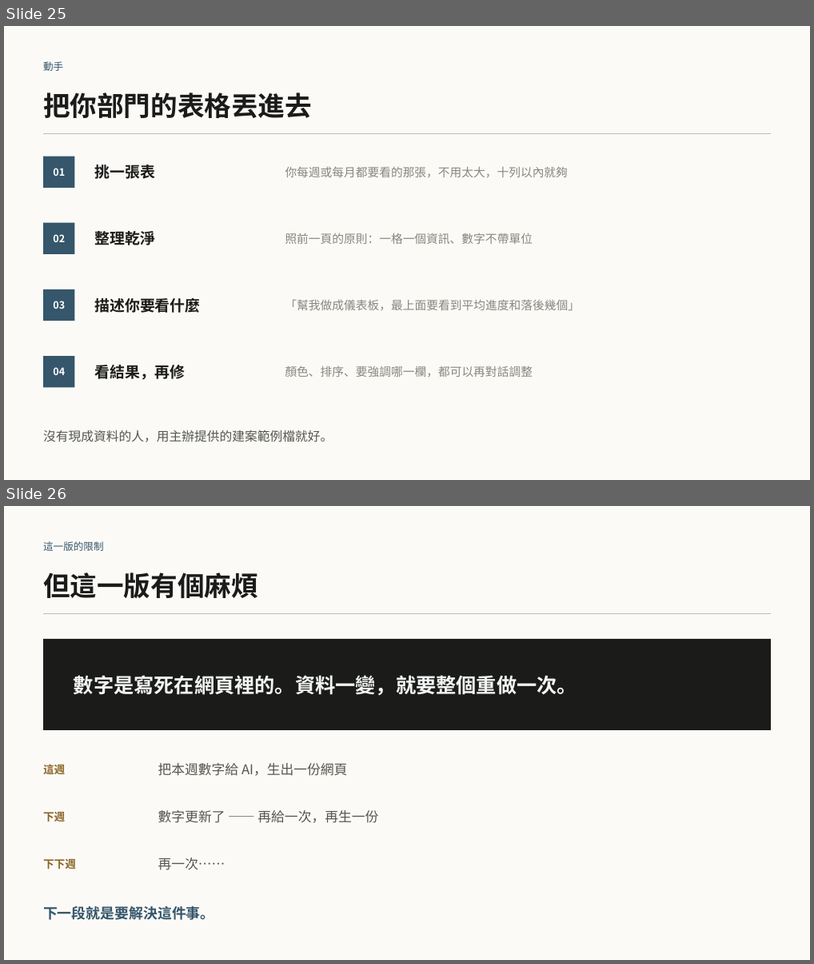
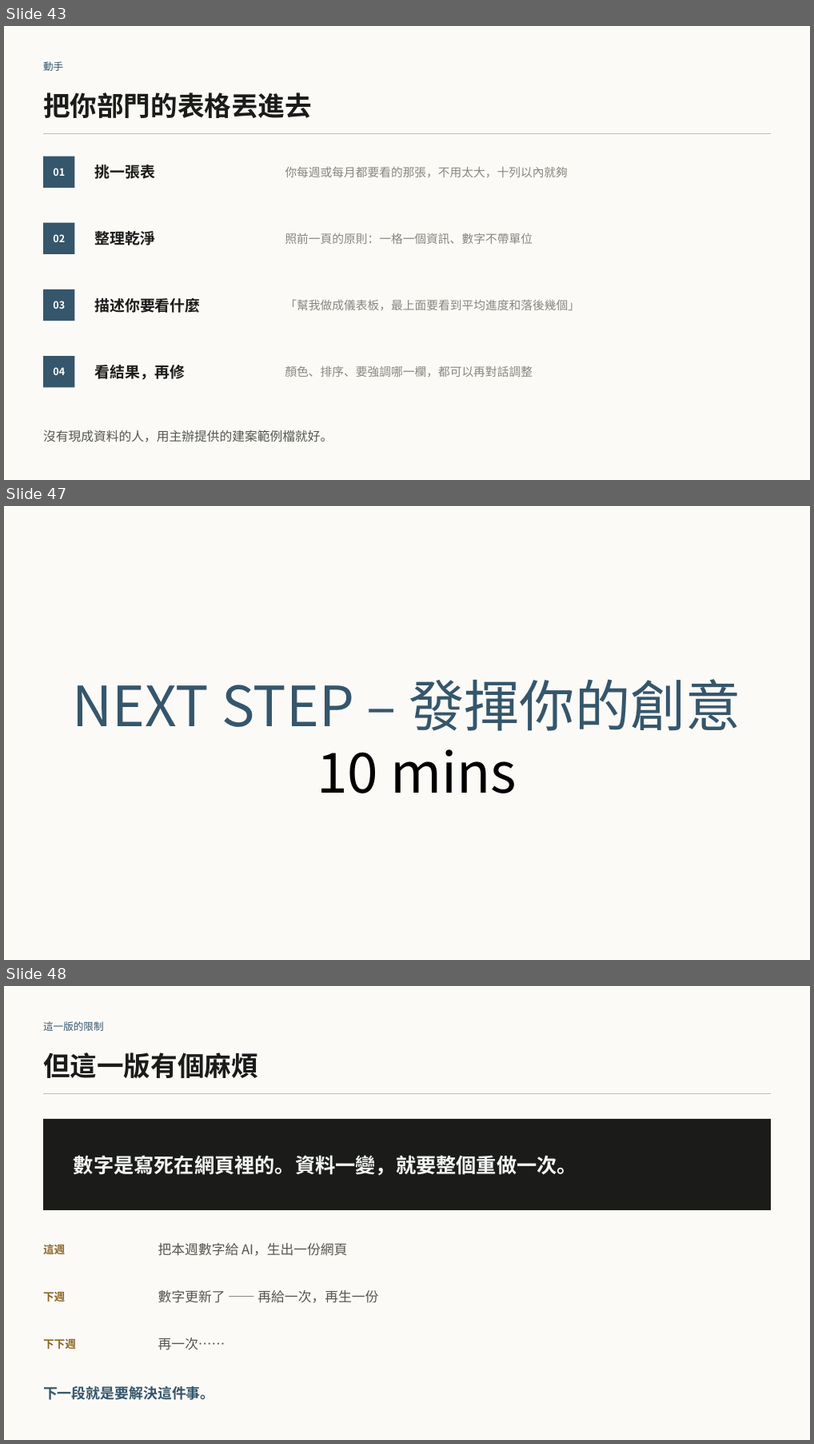
Before and after one commit to b39070566/architectureAiClass, a slide deck: slides/vibe-coding-workshop.pptx. Shown one above the other, each under a label of ours: slides 25 and 26 before the commit, slides 43, 47 and 48 after it; the slides between them are not shown. The pictures are 814x964 and 814x1444 pixels, drawn with LibreOffice and Linux fonts; fonts in the diff are those of the drawing. Boxes give left, top, right and bottom in pixels: in the first picture for what was removed or moved away, otherwise in the second. Text is boxed around its words. In the diff, an @@ line names an element or a change of style, - is before the commit and + after.

```diff
--- a/slides/vibe-coding-workshop.pptx
+++ b/slides/vibe-coding-workshop.pptx
@@ slide 47 added at <box>4,506,810,960</box>, background #FBFAF7 @@
@@ text added at <box>73,679,742,793</box>, 66 pt, text #35566B @@
+NEXT STEP – 發揮你的創意
+10 mins
@@ what was slide 25 is now slide 43 @@
@@ what was slide 26 is now slide 48 @@
```
Also in this commit, not shown: 10 slides changed, 25 other slides added, 18 other files.
